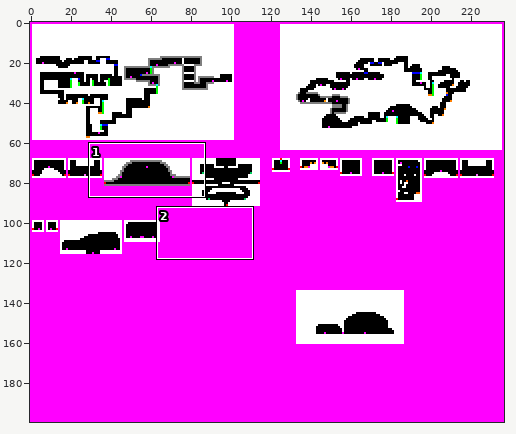
File history of a pixel-art file, PixelEngine/res/level/rooms_special.aseprite. Above, an overview of the earlier version with the close-up marked.
Close-up. The starting point:
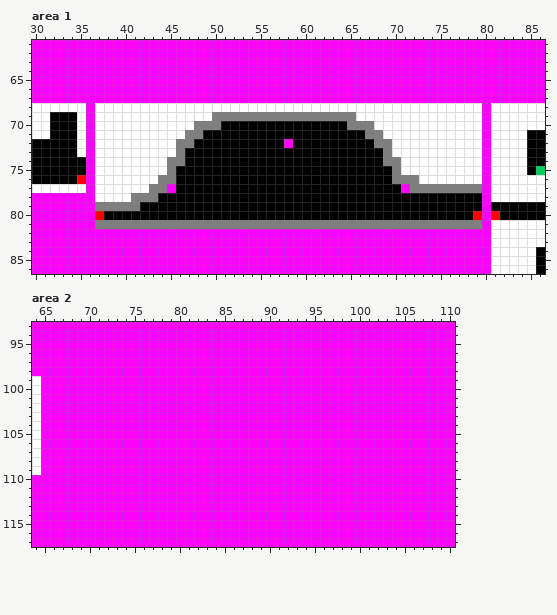
237x200 pixels, 1 frame. Colours within 5 levels of each other are drawn and written as one. Shown: area 1: x 30..86, y 61..86; area 2: x 64..110, y 93..117.
Now the later version:
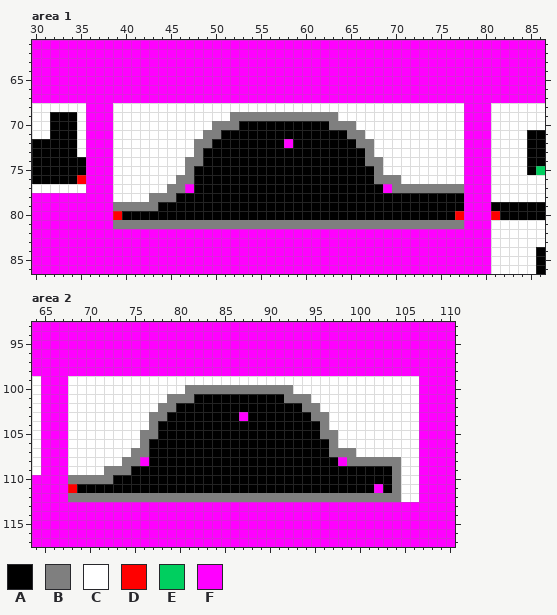
Palette (. is transparent): A #000000  B #7f7f7f  C #ffffff  D #ff0000  E #00cf5f  F #ff00ff
From old to new:
Changed rows in their new state; - is an unchanged pixel.
Area 1, layer "Layer":
first column x 37:
68 FF---------------------------------------FF
69 FF-----------CC------------CC------------FF
70 FF---------CC-BB----------BB-CC----------FF
71 FF--------CCBB--------------BBCC---------FF
72 FF-------CCBB----------------BBCC--------FF
73 FF-------CCB------------------BCC--------FF
74 FF------CCBB------------------BBCC-------FF
75 FF------CCB--------------------BCC-------FF
76 FF-----CCBB--------------------BB-CC-----FF
77 FF----CCBBF---------------------FBB------FF
78 FF--CC-BB--------------------------------FF
79 FF---BB----------------------------------FF
80 FFD-------------------------------------DFF
81 FF---------------------------------------FF
Area 2, layer "Layer":
first column x 68:
 99 CCCCCCCCCCCCCCCCCCCCCCCCCCCCCCCCCCCCCCC
100 CCCCCCCCCCCCCBBBBBBBBBBBBCCCCCCCCCCCCCC
101 CCCCCCCCCCCBBBAAAAAAAAAABBBCCCCCCCCCCCC
102 CCCCCCCCCCBBAAAAAAAAAAAAAABBCCCCCCCCCCC
103 CCCCCCCCCBBAAAAAAAA-AAAAAAABBCCCCCCCCCC
104 CCCCCCCCCBAAAAAAAAAAAAAAAAAABCCCCCCCCCC
105 CCCCCCCCBBAAAAAAAAAAAAAAAAAABBCCCCCCCCC
106 CCCCCCCCBAAAAAAAAAAAAAAAAAAAABCCCCCCCCC
107 CCCCCCCBBAAAAAAAAAAAAAAAAAAAABBBCCCCCCC
108 CCCCCCBB-AAAAAAAAAAAAAAAAAAAAA-BBBBBBCC
109 CCCCBBBAAAAAAAAAAAAAAAAAAAAAAAAAAAAABCC
110 BBBBBAAAAAAAAAAAAAAAAAAAAAAAAAAAAAAABCC
111 DAAAAAAAAAAAAAAAAAAAAAAAAAAAAAAAAA-ABCC
112 BBBBBBBBBBBBBBBBBBBBBBBBBBBBBBBBBBBBBCC
